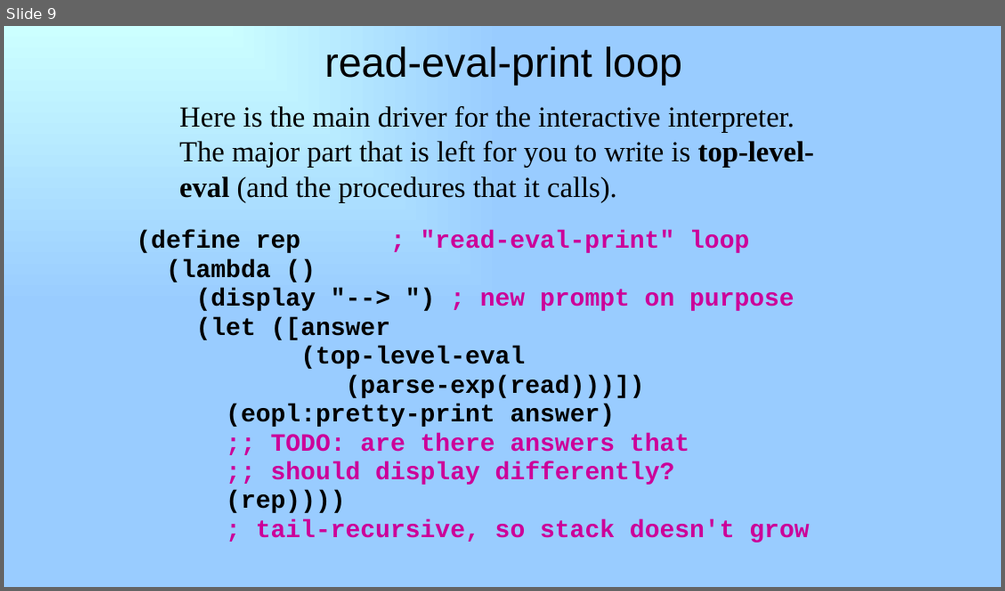
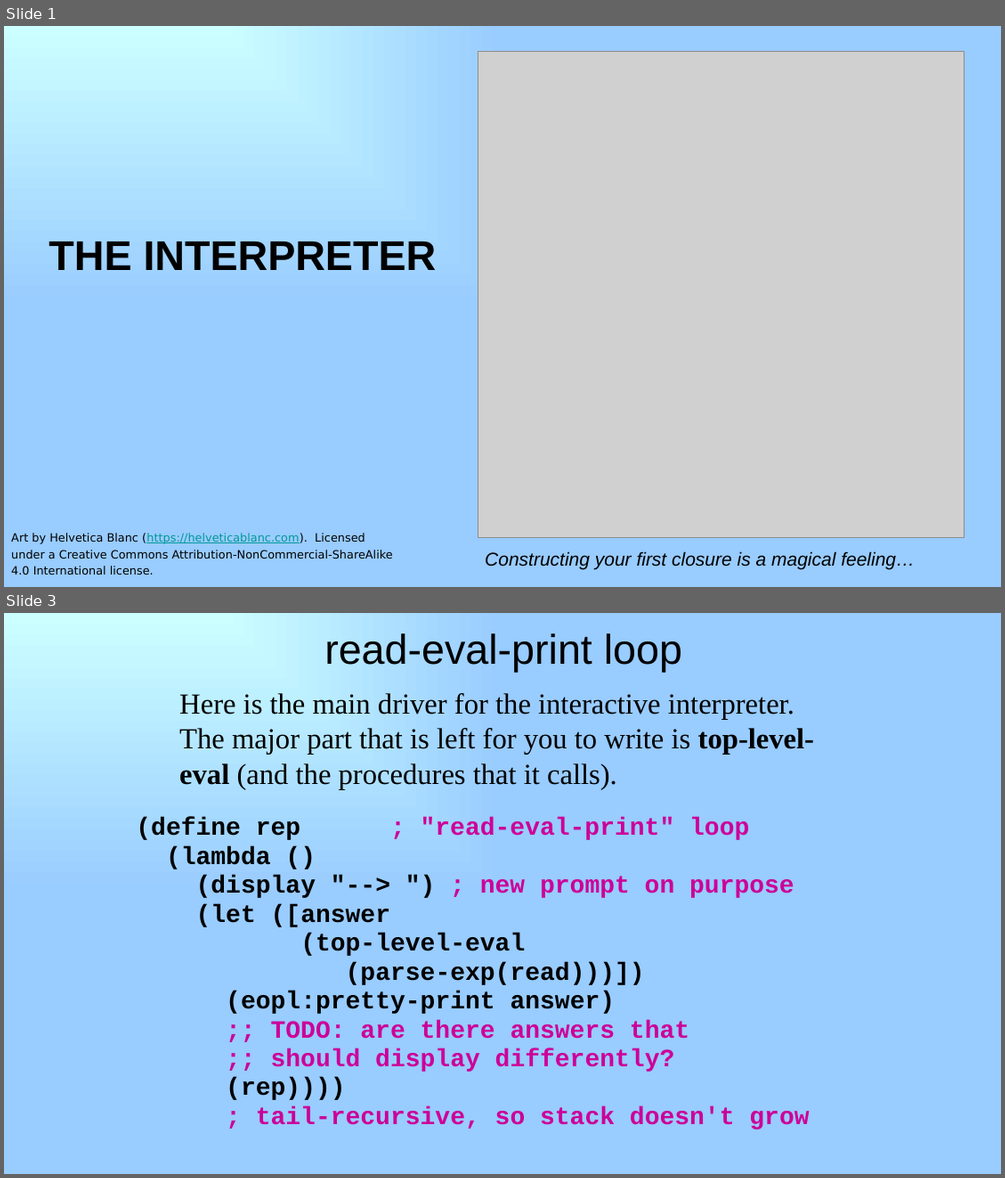
Before and after one commit to RHIT-CSSE/csse304, a slide deck: ClassMaterials/AddLetIfLambda/20-add-let-if-lambda.pptx. Shown one above the other, each under a label of ours: slide 9 before the commit, slides 1 and 3 after it; the slides between them are not shown. The pictures are 1005x591 and 1005x1178 pixels, drawn with LibreOffice and Linux fonts; fonts in the diff are those of the drawing; grey boxes stand for pictures. Boxes give left, top, right and bottom in pixels: in the first picture for what was removed or moved away, otherwise in the second. Text is boxed around its words. In the diff, an @@ line names an element or a change of style, - is before the commit and + after.

```diff
--- a/ClassMaterials/AddLetIfLambda/20-add-let-if-lambda.pptx
+++ b/ClassMaterials/AddLetIfLambda/20-add-let-if-lambda.pptx
@@ slide 1 added at bbox=[4, 26, 1001, 587], background gradient #CCFFFF to #99CCFF @@
@@ picture added at bbox=[477, 51, 963, 537] @@
@@ title added at bbox=[48, 241, 437, 270], 40 pt, text #000000, bold @@
+THE INTERPRETER
@@ text added at bbox=[11, 532, 393, 574], 11 pt, text #000000 @@
+Art by Helvetica Blanc (https://helveticablanc.com). Licensed under a Creative Commons Attribution-NonCommercial-ShareAlike 4.0 International license.
@@ text added at bbox=[485, 551, 914, 569], 18 pt, text #000000, italic @@
+Constructing your first closure is a magical feeling…
@@ what was slide 9 is now slide 3 @@
```
Also in this commit, not shown: 1 slide changed, 1 other slide added, 14 slides removed.
